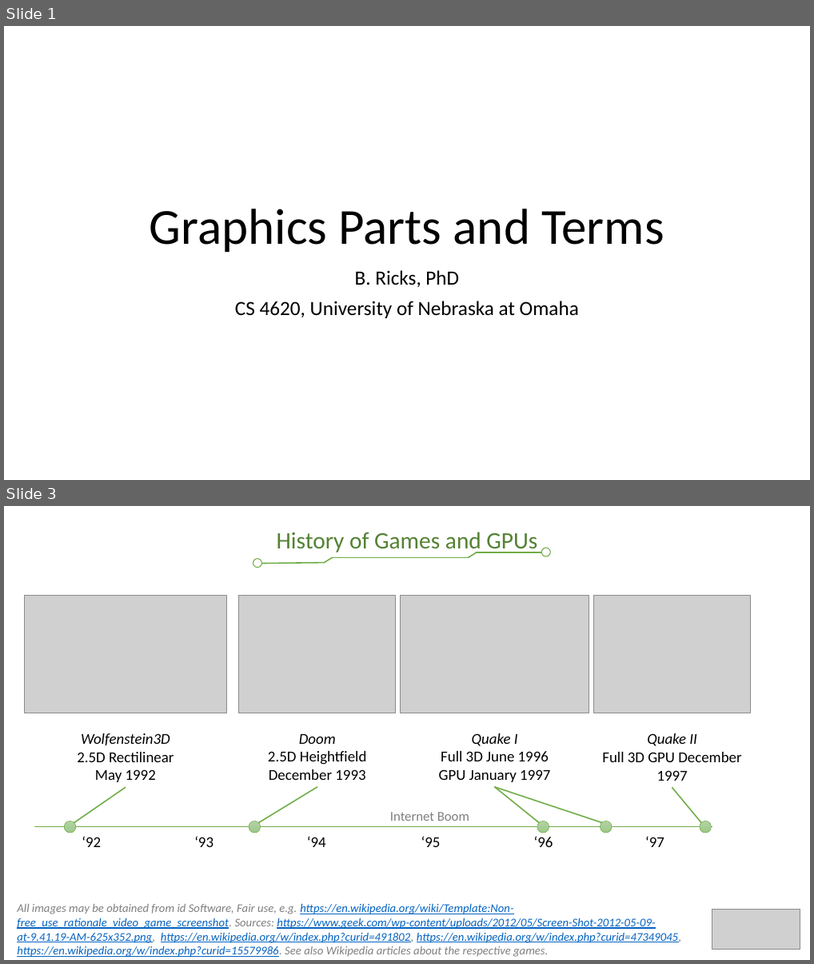
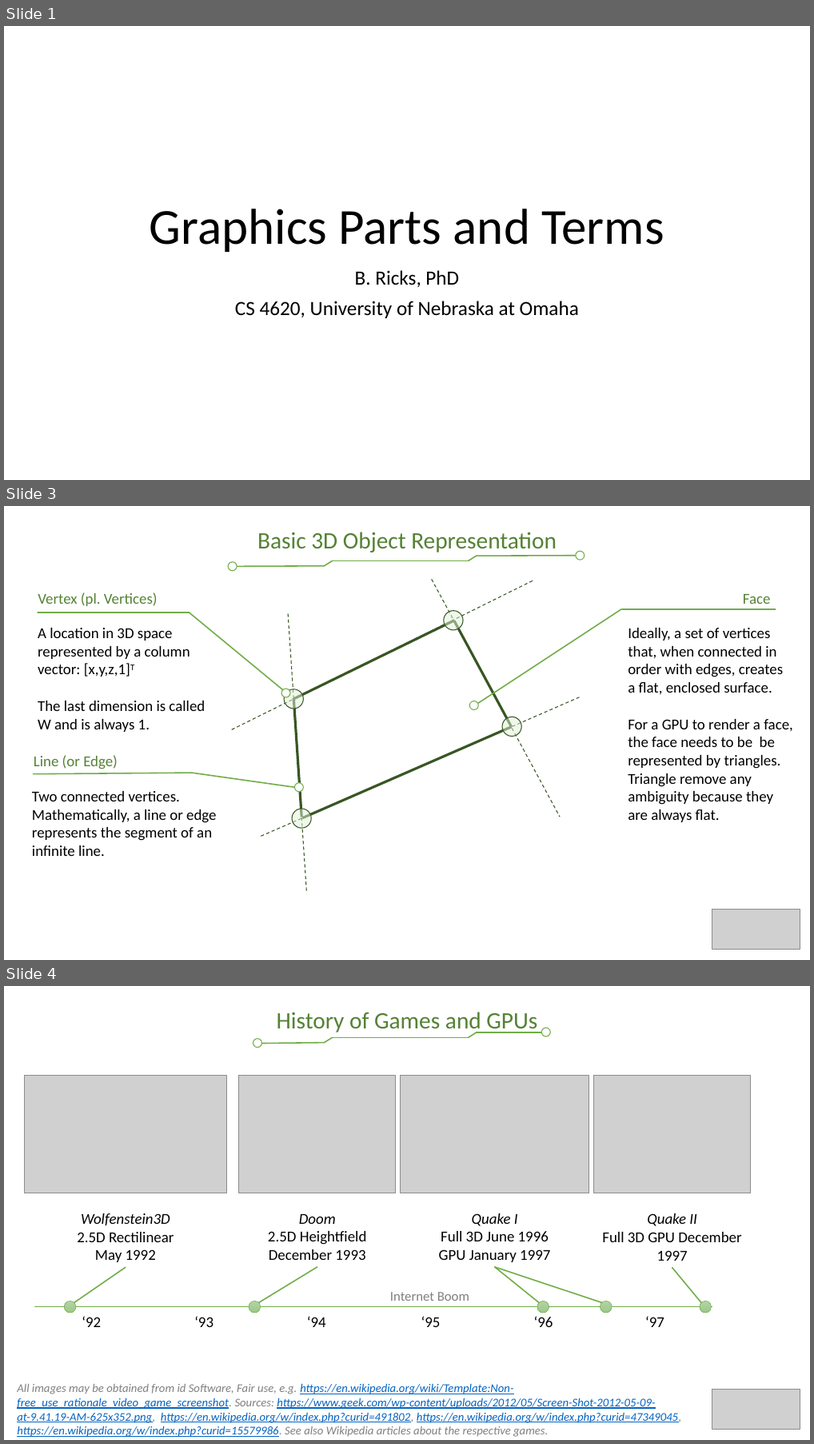
Before and after one commit to cs4620/Spring2021, a slide deck: Graphics Parts and Terms.pptx. Shown one above the other, each under a label of ours: slides 1 and 3 before the commit, slides 1, 3 and 4 after it; the slides between them are not shown. The pictures are 814x964 and 814x1444 pixels, drawn with LibreOffice and Linux fonts; fonts in the diff are those of the drawing; grey boxes stand for pictures. Boxes give left, top, right and bottom in pixels: in the first picture for what was removed or moved away, otherwise in the second. Text is boxed around its words. In the diff, an @@ line names an element or a change of style, - is before the commit and + after.

```diff
--- a/Graphics Parts and Terms.pptx
+++ b/Graphics Parts and Terms.pptx
@@ slide 3 added at bbox=[4, 506, 810, 960], background #FFFFFF @@
@@ text added at bbox=[258, 532, 557, 552], 28 pt, text #548235 @@
+Basic 3D Object Representation
@@ group added at bbox=[229, 551, 586, 571]: 5 lines, 2 ellipses @@
@@ text added at bbox=[38, 592, 158, 606], 18 pt, text #548235 @@
+Vertex (pl. Vertices)
@@ line added from (232, 729) to (534, 580), #385723 1 pt dashed @@
@@ line added from (432, 579) to (560, 817), #385723 1 pt dashed @@
@@ text added at bbox=[743, 594, 771, 604], 18 pt, text #548235 @@
+Face
@@ line added from (38, 612) to (189, 612), #70AD47 1.5 pt @@
@@ line added from (189, 612) to (283, 690), #70AD47 1.5 pt @@
@@ line added from (288, 614) to (307, 892), #385723 1 pt dashed @@
@@ line added from (294, 699) to (454, 620), #385723 3 pt @@
@@ ellipse added at bbox=[444, 611, 463, 630], fill #E2F0D9 at 50% opacity, outline #385723 1 pt @@
@@ line added from (454, 620) to (511, 727), #385723 3 pt @@
@@ line added from (479, 703) to (622, 609), #70AD47 1.5 pt @@
@@ line added from (776, 609) to (622, 609), #70AD47 1.5 pt @@
@@ text added at bbox=[38, 628, 205, 732], 18 pt, text #000000 @@
+A location in 3D space represented by a column vector: [x,y,z,1]T
+The last dimension is called W and is always 1.
@@ text added at bbox=[628, 628, 794, 822], 18 pt, text #000000 @@
+Ideally, a set of vertices that, when connected in order with edges, creates a flat, enclosed surface.
+For a GPU to render a face, the face needs to be be represented by triangles. Triangle remove any ambiguity because they are always flat.
@@ line added from (261, 836) to (581, 696), #385723 1 pt dashed @@
@@ ellipse added at bbox=[282, 688, 290, 697], fill #FFFFFF, outline #70AD47 1 pt @@
@@ ellipse added at bbox=[284, 689, 303, 708], fill #E2F0D9 at 50% opacity, outline #385723 1 pt @@
@@ line added from (294, 698) to (302, 817), #385723 3 pt @@
@@ ellipse added at bbox=[470, 700, 479, 710], fill #FFFFFF, outline #70AD47 1 pt @@
@@ ellipse added at bbox=[502, 716, 522, 736], fill #E2F0D9 at 50% opacity, outline #385723 1 pt @@
@@ line added from (303, 817) to (511, 727), #385723 3 pt @@
@@ text added at bbox=[34, 755, 118, 769], 18 pt, text #548235 @@
+Line (or Edge)
@@ text added at bbox=[32, 791, 216, 856], 18 pt, text #000000 @@
+Two connected vertices. Mathematically, a line or edge represents the segment of an infinite line.
@@ line added from (33, 774) to (192, 772), #70AD47 1.5 pt @@
@@ line added from (192, 772) to (295, 788), #70AD47 1.5 pt @@
@@ ellipse added at bbox=[295, 783, 304, 792], fill #FFFFFF, outline #70AD47 1 pt @@
@@ ellipse added at bbox=[292, 808, 311, 828], fill #E2F0D9 at 50% opacity, outline #385723 1 pt @@
@@ picture added at bbox=[713, 909, 801, 949] @@
@@ what was slide 3 is now slide 4 @@
```
Also in this commit, not shown: 1 slide changed.
